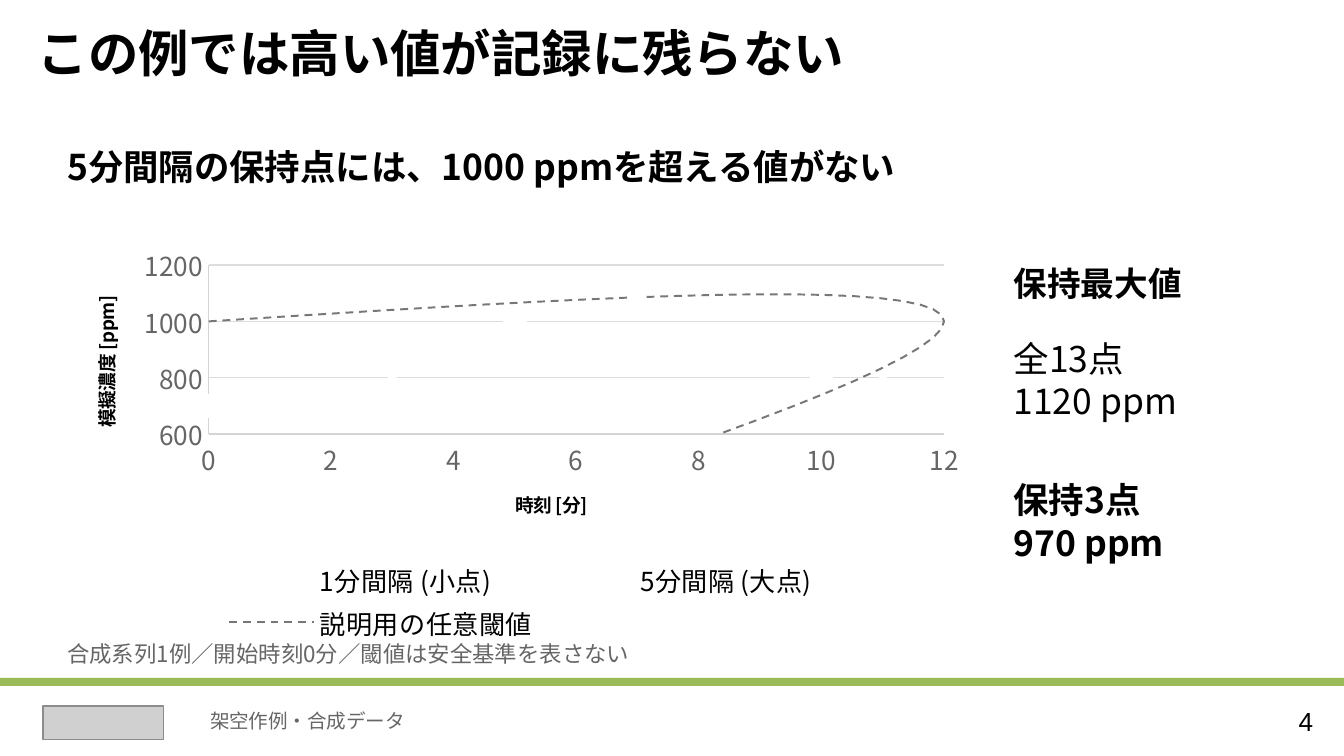
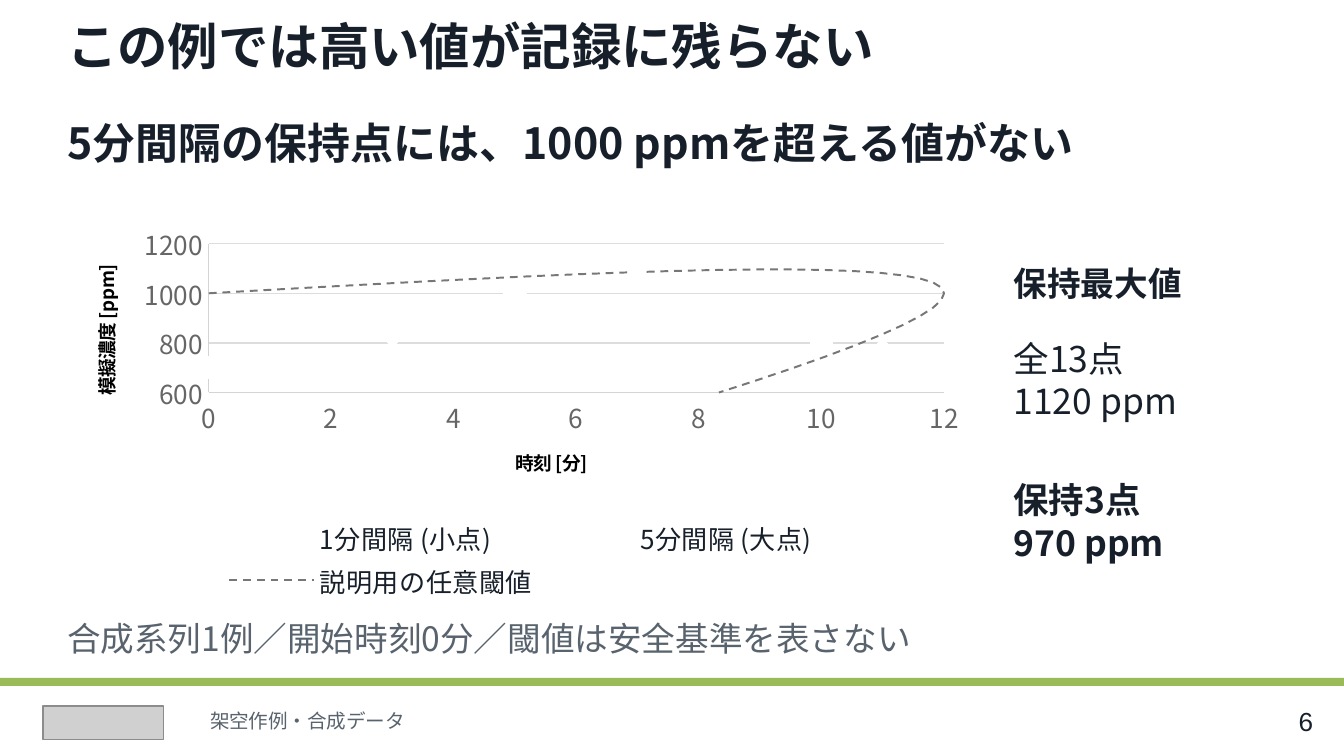
Before and after one commit to cpslab/skill-create-slides, a slide deck: slide 6 of assets/visual-reference/cps-layout-reference.pptx (slide 4 before the commit). Drawn at 1344x756 pixels with LibreOffice and Linux fonts; fonts in the diff are those of the drawing; grey boxes stand for pictures. Boxes give left, top, right and bottom in pixels: in the first picture for what was removed or moved away, otherwise in the second. Text is boxed around its words. In the diff, an @@ line names an element or a change of style, - is before the commit and + after.

```diff
--- a/assets/visual-reference/cps-layout-reference.pptx
+++ b/assets/visual-reference/cps-layout-reference.pptx
@@ text colour #000000 to #17202A in 4 elements at <box>1014,267,1182,299</box>, <box>1014,342,1177,422</box>, <box>1014,483,1164,564</box>, <box>67,21,873,70</box> @@
@@ text "この例では高い値が記録に残らない": place and size @@
-text "この例では高い値が記録に残らない" at <box>38,28,844,77</box>
+text "この例では高い値が記録に残らない" at <box>67,21,873,70</box>
@@ text "5分間隔の保持点には、1000 ppmを超える値がない": place and size @@
-text "5分間隔の保持点には、1000 ppmを超える値がない" at <box>67,149,895,188</box>
+text "5分間隔の保持点には、1000 ppmを超える値がない" at <box>67,122,1073,169</box>
@@ text "5分間隔の保持点には、1000 ppmを超える値がない" at <box>67,122,1073,169</box>: size 19 to 23 pt, text colour #000000 to #17202A @@
@@ scatter chart at <box>65,216,977,605</box> @@
@@ legend changed @@
@@ scatter chart: place and size @@
-scatter chart at <box>65,238,977,646</box>
+scatter chart at <box>65,216,977,605</box>
@@ text "合成系列1例／開始時刻0分／閾値は安全基準を表さない": place and size @@
-text "合成系列1例／開始時刻0分／閾値は安全基準を表さない" at <box>67,643,629,664</box>
+text "合成系列1例／開始時刻0分／閾値は安全基準を表さない" at <box>67,622,911,654</box>
@@ text "合成系列1例／開始時刻0分／閾値は安全基準を表さない" at <box>67,622,911,654</box>: size 12 to 18 pt, text colour #666666 to #59636E @@
@@ text at <box>1299,712,1314,732</box>: text changed; text colour #000000 to #17202A @@
-4
+6
```
Also in this commit, not shown: 4 other slides changed, 3 slides added, 1 slide removed, 25 other files.
